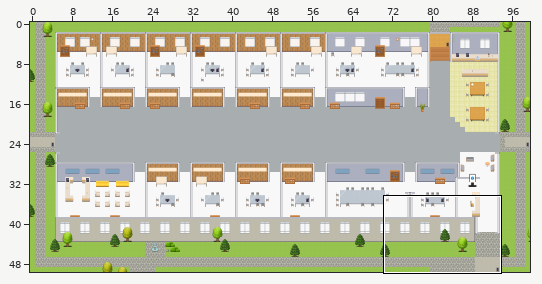
Tiled map (JSON) -- maps/PH-Customer-Engagement-Platform-Data-Privacy-Management.tmj. The first picture is a wide view before the edit; the outline marks the close-up.
Close-up. The starting point:
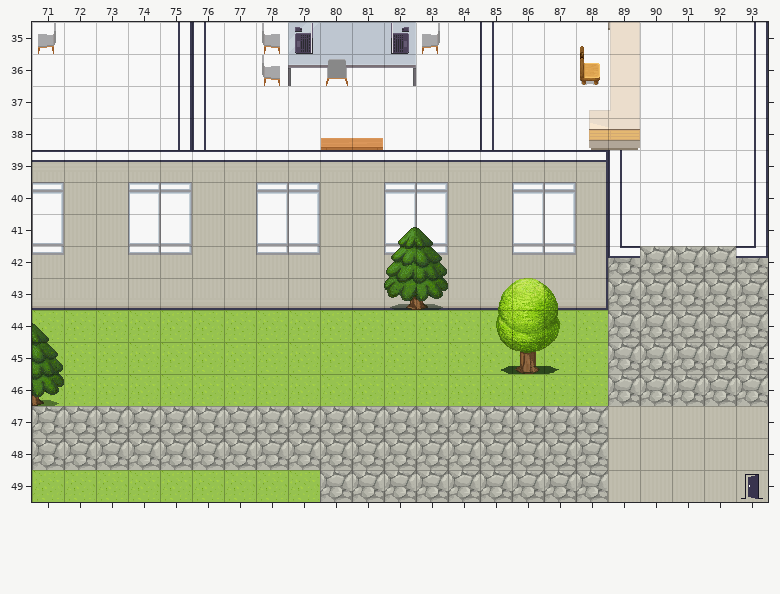
Cells are 32x32 px. Shown: x 71..93, y 35..49.
New version:
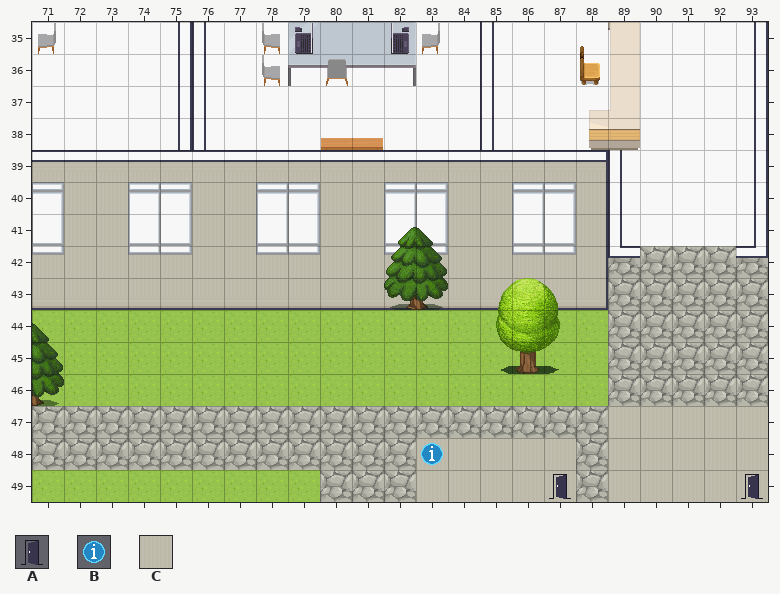
Key: from "User_Zones": A 65, B 104; from "room2": C 328.
_ is an empty cell.
Changes in this commit:
{"where": "layer \"floors\""}
{"y":48,"x":83,"old":"_____","new":"CCCCC"}
{"y":49,"x":83,"old":"_____","new":"CCCCC"}
{"where": "layer \"zones\""}
{"y":48,"x":83,"old":"_","new":"B"}
{"y":49,"x":87,"old":"_","new":"A"}
{"label":"added","picture_box":[416,438,576,502]}
